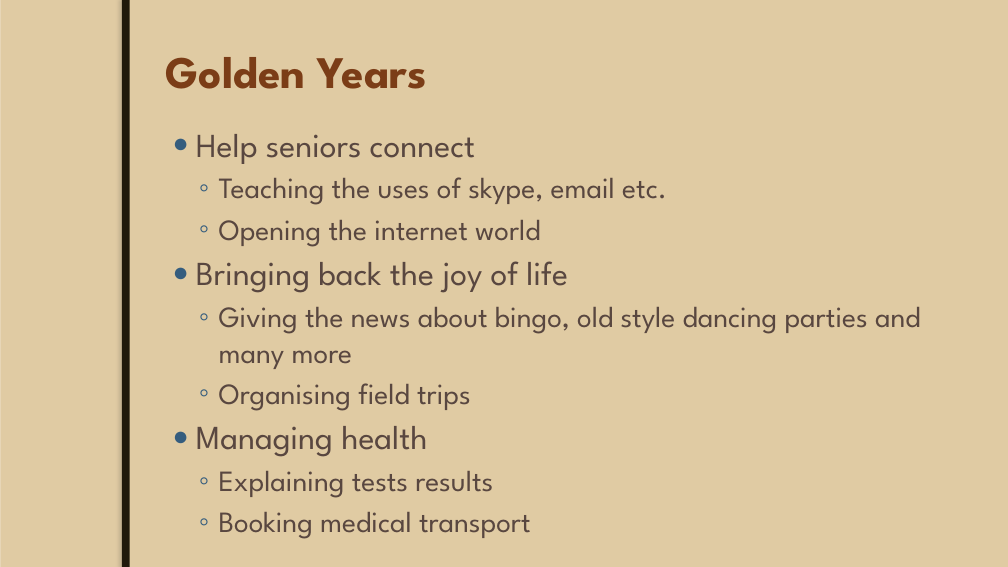
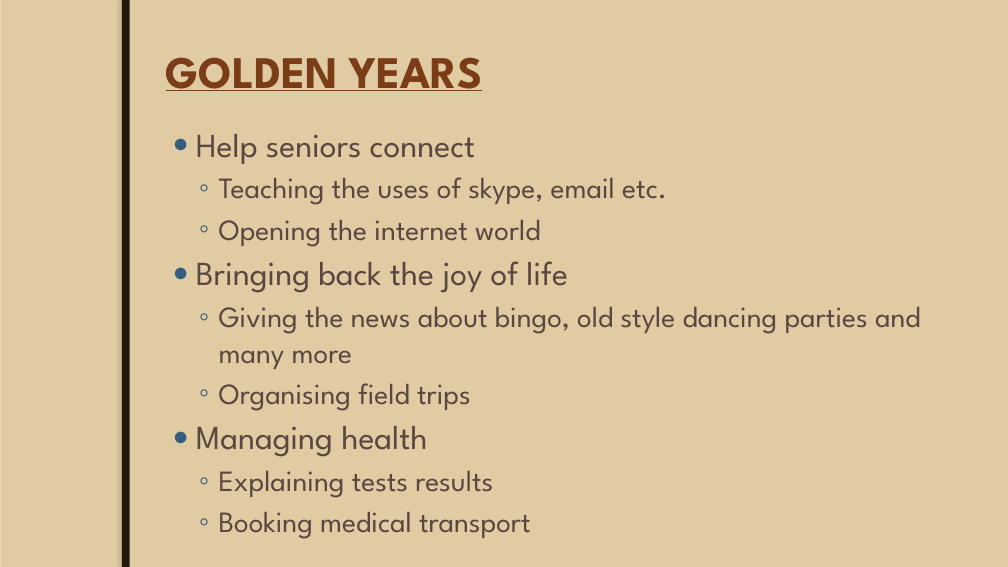
Before and after one commit to JoeyTatu/GoldenYears, a slide deck: slide 2 of Week 8 - Presentation slides/Mid-Term Project.pptx. Drawn at 1008x567 pixels with LibreOffice and Linux fonts; fonts in the diff are those of the drawing; background and template pictures are left out. Boxes give left, top, right and bottom in pixels: in the first picture for what was removed or moved away, otherwise in the second. Text is boxed around its words. In the diff, an @@ line names an element or a change of style, - is before the commit and + after.

```diff
--- a/Week 8 - Presentation slides/Mid-Term Project.pptx
+++ b/Week 8 - Presentation slides/Mid-Term Project.pptx
@@ title at <box>166,57,482,91</box>: text changed @@
-Golden Years
+GOLDEN YEARS
```
Also in this commit, not shown: 6 other slides changed, 1 slide added.
